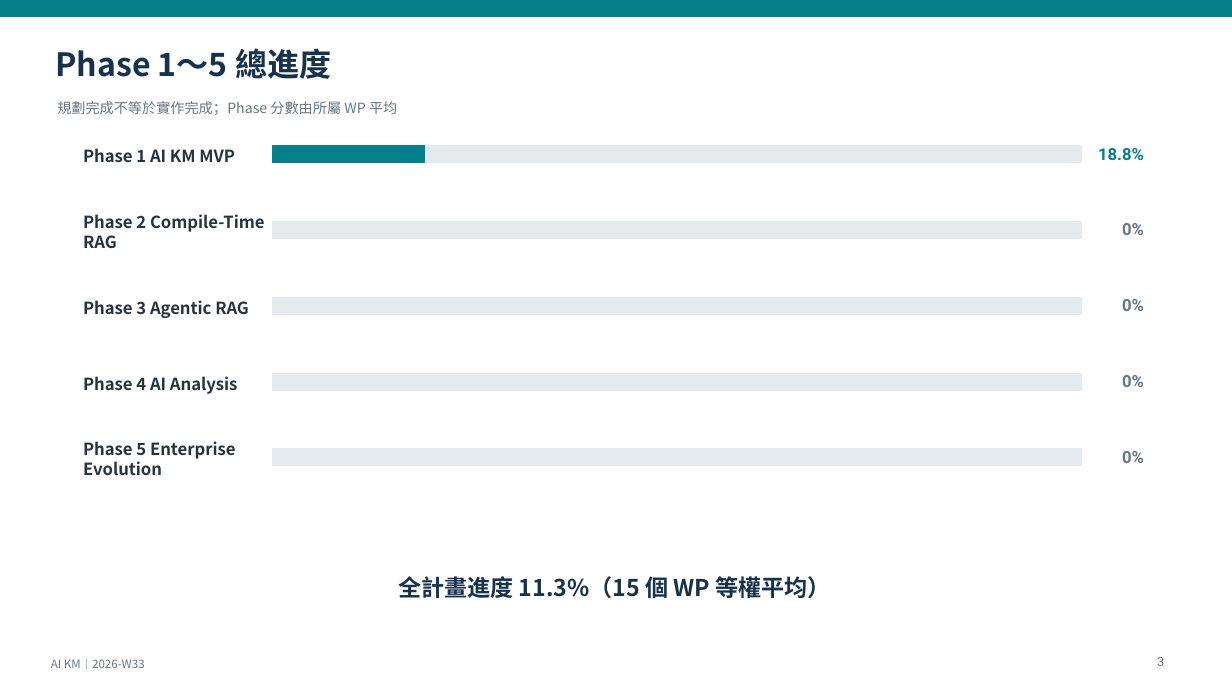
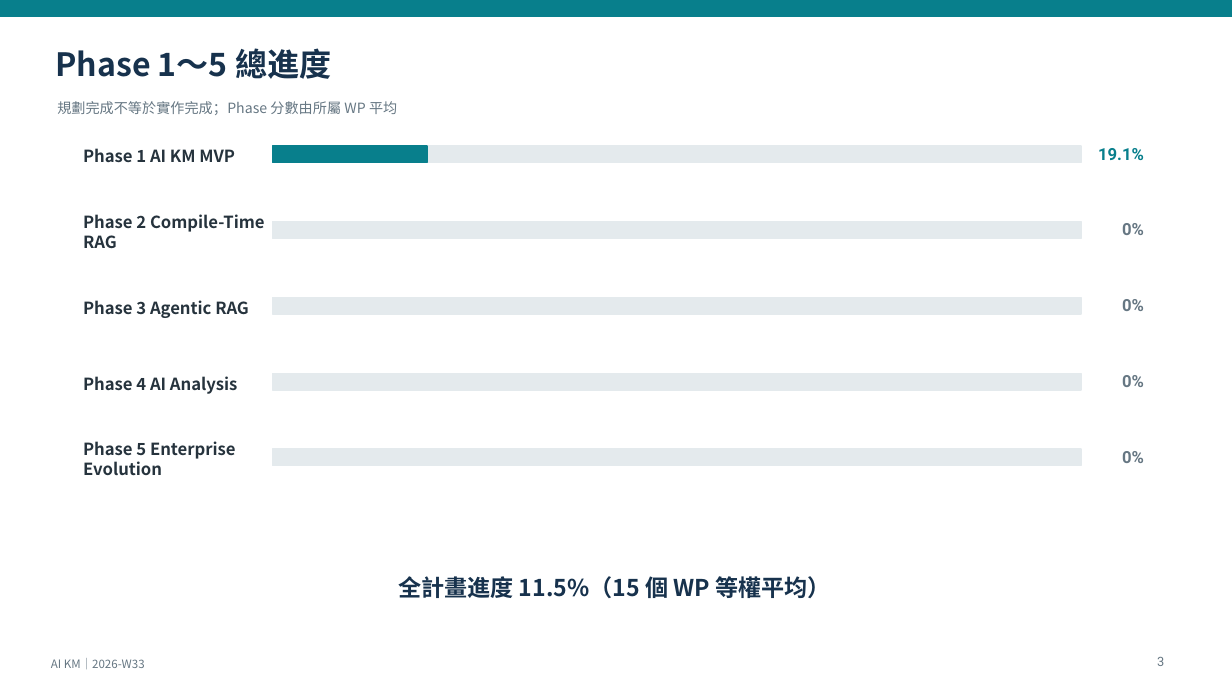
Before and after one commit to kyocarlos/knowledge-base-agent-source, a slide deck: slide 3 of docs/km-modernization/progress/presentations/AI-KM-Weekly-2026-W33.pptx. Drawn at 1232x693 pixels with LibreOffice and Linux fonts; fonts in the diff are those of the drawing. Boxes give left, top, right and bottom in pixels: in the first picture for what was removed or moved away, otherwise in the second. Text is boxed around its words. In the diff, an @@ line names an element or a change of style, - is before the commit and + after.

```diff
--- a/docs/km-modernization/progress/presentations/AI-KM-Weekly-2026-W33.pptx
+++ b/docs/km-modernization/progress/presentations/AI-KM-Weekly-2026-W33.pptx
@@ text at (x1=1098, y1=148, x2=1144, y2=160): text changed @@
-18.8%
+19.1%
@@ text at (x1=398, y1=576, x2=830, y2=598): text changed @@
-全計畫進度 11.3%（15 個 WP 等權平均）
+全計畫進度 11.5%（15 個 WP 等權平均）
```
Also in this commit, not shown: 6 other slides changed, 5 other files.
